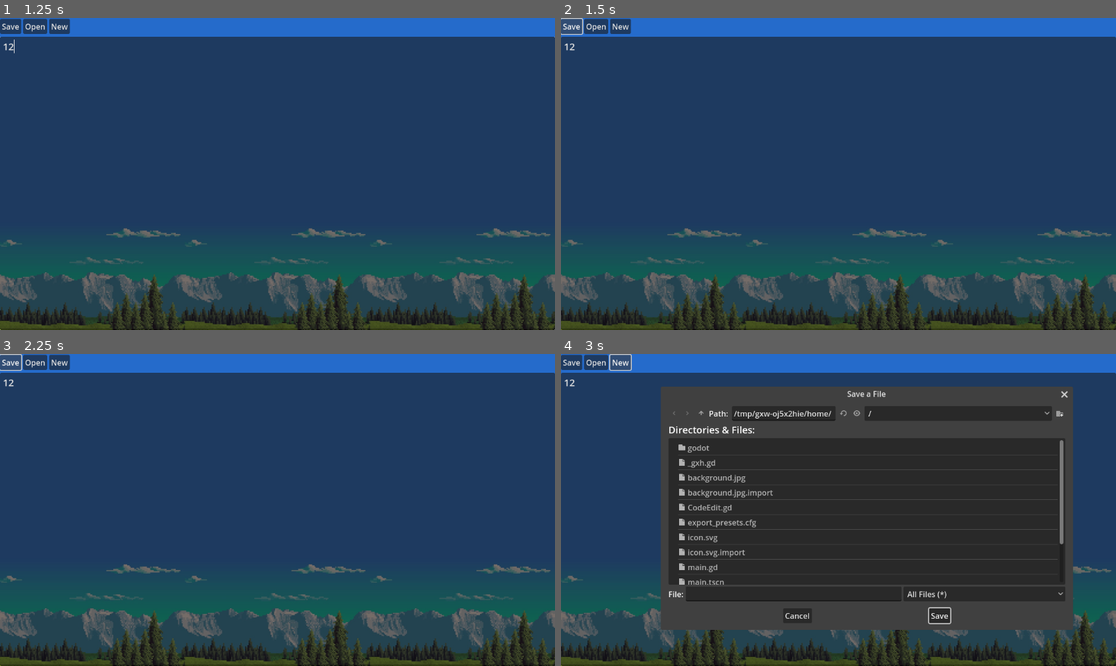
Above: before the commit, frames 1-4 (two rows, left to right).
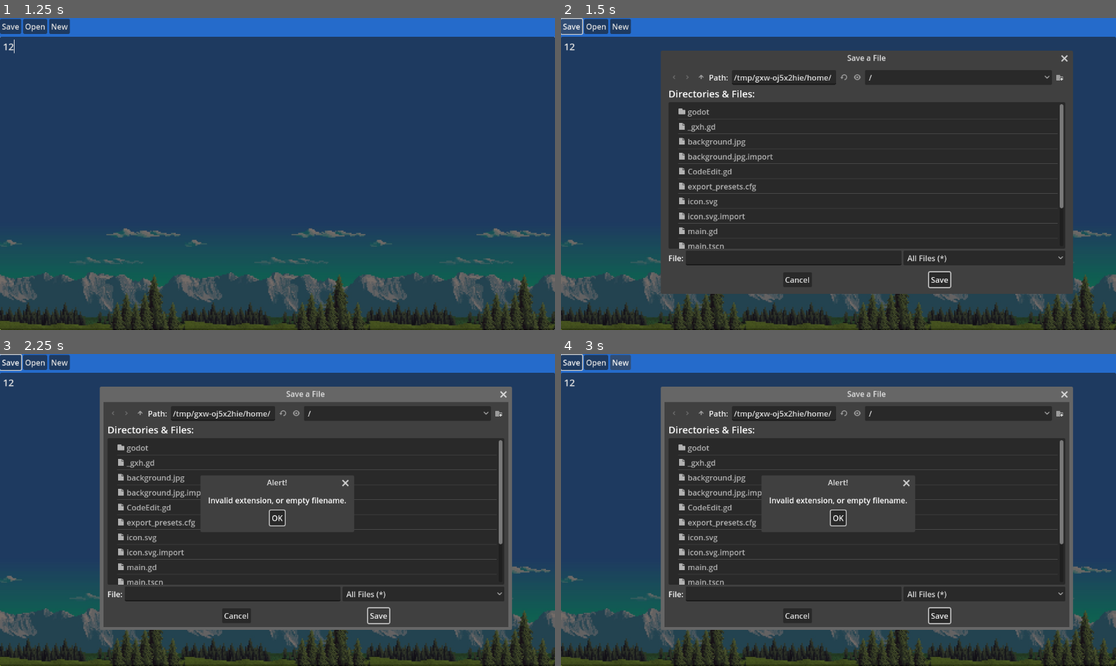
Above: after the commit, the same moments.

Repository: AsmLuna/godot-code-edit
Game: Godot game, scene res://main.tscn
Two runs of this game, one before a commit and one after it. Both use one fixed random seed, a clock stepped at 60 frames per second and the inputs below.
Inputs (mouse positions are in pixels of both pictures, inside the frame that each line leads up to):
- Up to frame 1 (1.25 s): click (277, 183) at 0.52 s; type "12" at 0.6 s
- Up to frame 2 (1.5 s): click "Save" at 1.25 s
- Up to frame 3 (2.25 s): click "Save" at 2 s
- Up to frame 4 (3 s): click "New" at 2.75 s

Frame 1 is identical in both runs. In frame 2, 57% of the frame differs, in the area x 18-93%, y 10-89%; in frame 3, 57%, in the area x 17-93%, y 10-89%; in frame 4, 5.7%.

Commit message:
Add files via upload

Diff:
--- a/main.gd
+++ b/main.gd
@@ -2,6 +2,7 @@
 
 @onready var openDialog: FileDialog = $openDialog
 @onready var newDialog: FileDialog = $newDialog
+@onready var saveDialog: FileDialog = $saveDialog
 @onready var unsavedChangesDialog: ConfirmationDialog = $UnsavedChangesDialog
 @onready var code_editor: CodeEdit = $CodeEdit
 
@@ -40,16 +41,22 @@
 func _process(delta):
 	# Set title
 	if has_unsaved_changes:
-		DisplayServer.window_set_title("godot-code-edit (unsaved changes!)")
+		if has_opened_file:
+			DisplayServer.window_set_title("godot-code-edit " + '"' + current_path + '"' + " (unsaved changes!)")
+		else:
+			DisplayServer.window_set_title("godot-code-edit (unsaved changes!)")
 	else:
-		DisplayServer.window_set_title("godot-code-edit")
+		if has_opened_file:
+			DisplayServer.window_set_title("godot-code-edit " + '"' + current_path + '"')
+		else:
+			DisplayServer.window_set_title("godot-code-edit")
 
 func _on_open_pressed():
 	# Show open dialog
 	openDialog.show()
 
 func _on_save_pressed():
-	if has_opened_file == true:
+	if has_opened_file:
 		current_file = FileAccess.open(current_path, FileAccess.WRITE)
 
 		# Store the code_editor's node text variable into the current file
@@ -58,6 +65,10 @@
 		current_file = FileAccess.open(current_path, FileAccess.READ)
 
 		has_unsaved_changes = false
+	elif has_opened_file == false and has_unsaved_changes or has_opened_file == false:
+		# The save dialog is the same as the new dialog but instead it overwrites
+		# the selected file with the text inside code_editor.text.
+		saveDialog.show()
 
 func _on_open_dialog_file_selected(path):
 	has_opened_file = true
@@ -68,7 +79,7 @@
 func _on_new_pressed():
 	# Show the New dialog, this is different
 	# than the open dialog because it
-	# overrides existing files or creates new ones.
+	# overrides existing files or creates new ones.+
 	newDialog.show()
 
 func _on_new_dialog_file_selected(path):
@@ -89,3 +100,11 @@
 
 func _on_unsaved_changes_dialog_canceled():
 	unsavedChangesDialog.hide()
+
+func _on_save_dialog_file_selected(path):
+	has_opened_file = true
+	has_unsaved_changes = false
+	current_path = path
+	current_file = FileAccess.open(path, FileAccess.WRITE)
+	current_file.store_string(code_editor.text)
+	current_file = FileAccess.open(current_path, FileAccess.READ)
--- a/main.tscn
+++ b/main.tscn
@@ -84,6 +84,12 @@
 ok_button_text = "Save"
 access = 2
 
+[node name="saveDialog" type="FileDialog" parent="."]
+position = Vector2i(215, 100)
+size = Vector2i(840, 467)
+ok_button_text = "Save"
+access = 2
+
 [node name="UnsavedChangesDialog" type="ConfirmationDialog" parent="."]
 title = ""
 position = Vector2i(325, 240)
@@ -98,5 +104,6 @@
 [connection signal="pressed" from="HBoxContainer/new" to="." method="_on_new_pressed"]
 [connection signal="file_selected" from="openDialog" to="." method="_on_open_dialog_file_selected"]
 [connection signal="file_selected" from="newDialog" to="." method="_on_new_dialog_file_selected"]
+[connection signal="file_selected" from="saveDialog" to="." method="_on_save_dialog_file_selected"]
 [connection signal="canceled" from="UnsavedChangesDialog" to="." method="_on_unsaved_changes_dialog_canceled"]
 [connection signal="confirmed" from="UnsavedChangesDialog" to="." method="_on_unsaved_changes_dialog_confirmed"]
